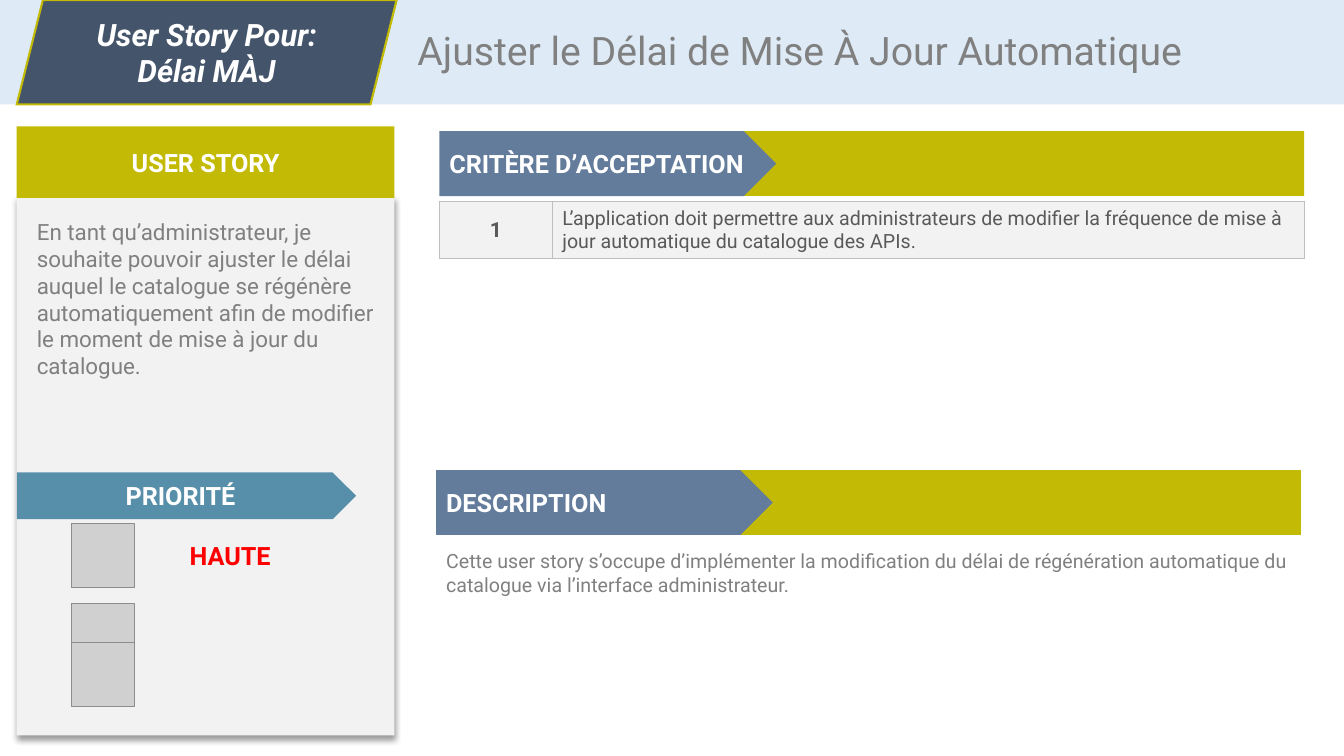
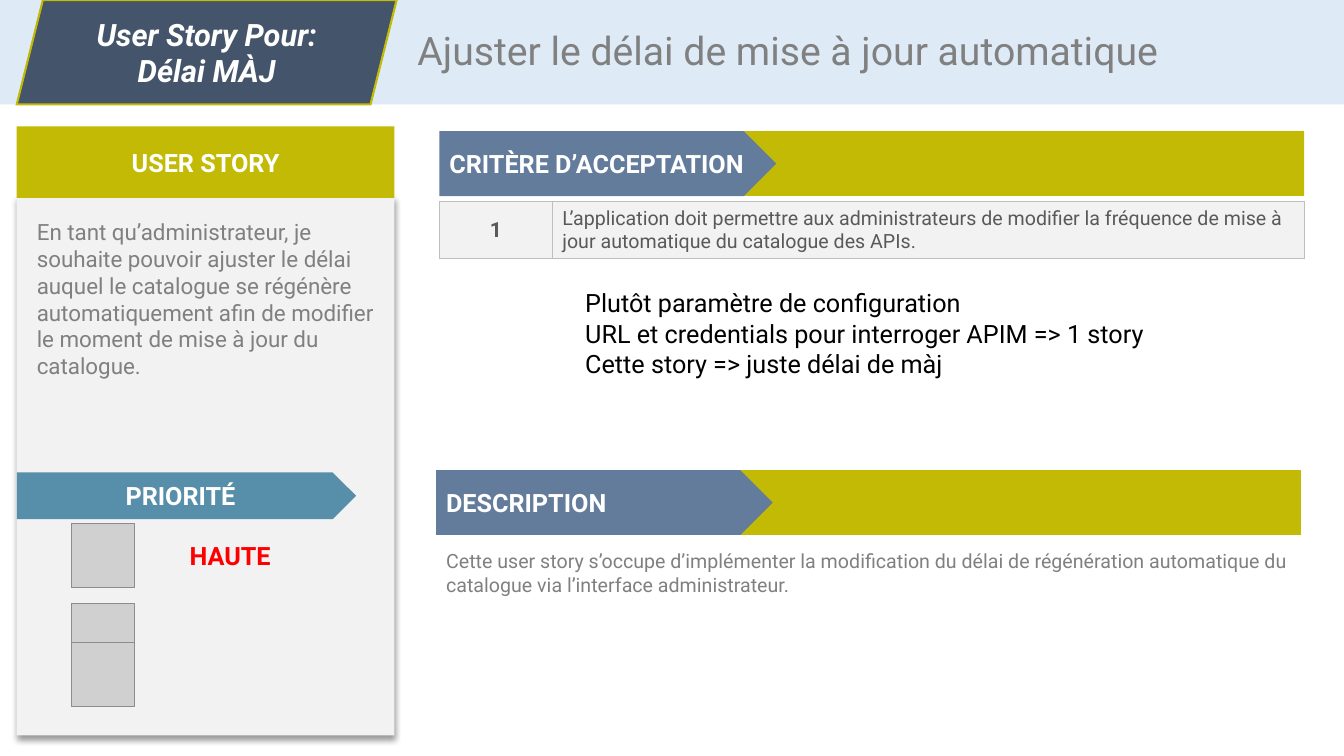
Before and after one commit to CC4K/api-catalog-development, a slide deck: slide 9 of reports/S3-User-Stories/user-stories-dev.odp (slide 8 before the commit). Drawn at 1344x756 pixels with LibreOffice and Linux fonts; fonts in the diff are those of the drawing; grey boxes stand for pictures. Boxes give left, top, right and bottom in pixels: in the first picture for what was removed or moved away, otherwise in the second. Text is boxed around its words. In the diff, an @@ line names an element or a change of style, - is before the commit and + after.

```diff
--- a/reports/S3-User-Stories/user-stories-dev.odp
+++ b/reports/S3-User-Stories/user-stories-dev.odp
@@ text at box(417, 35, 1158, 74): text changed @@
-Ajuster le Délai de Mise À Jour Automatique
+Ajuster le délai de mise à jour automatique
@@ text added at box(585, 293, 1143, 379), 18 pt, text #000000 @@
+Plutôt paramètre de configuration
+URL et credentials pour interroger APIM => 1 story
+Cette story => juste délai de màj
```
Also in this commit, not shown: 7 other slides changed, 1 slide added, 2 other files.
